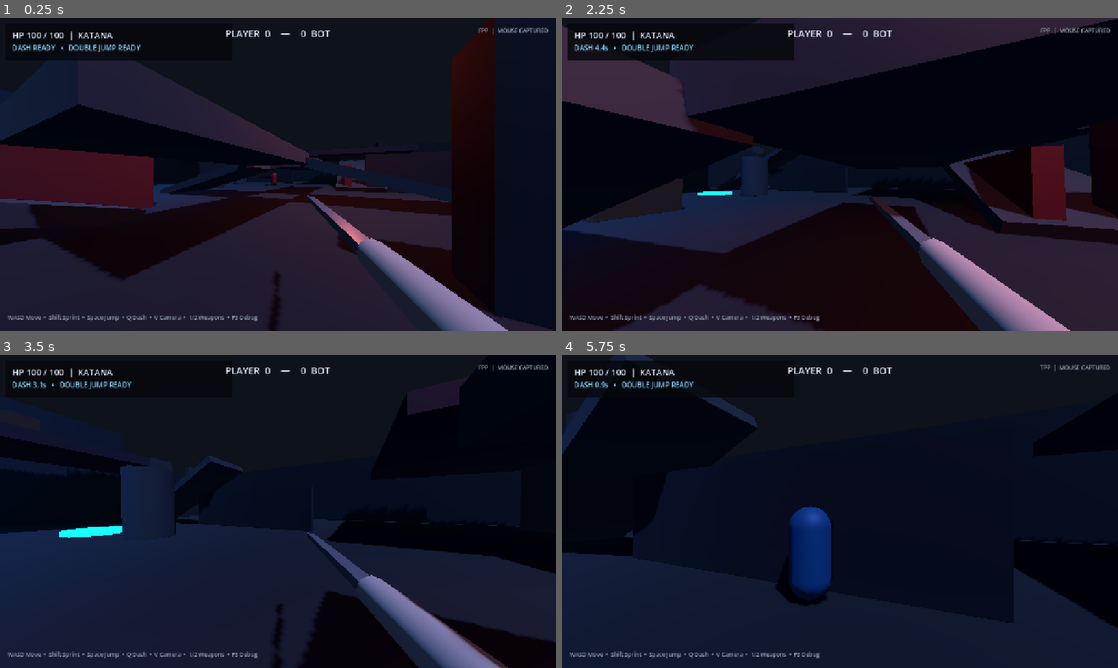
Above: before the commit, frames 1-4 (two rows, left to right).
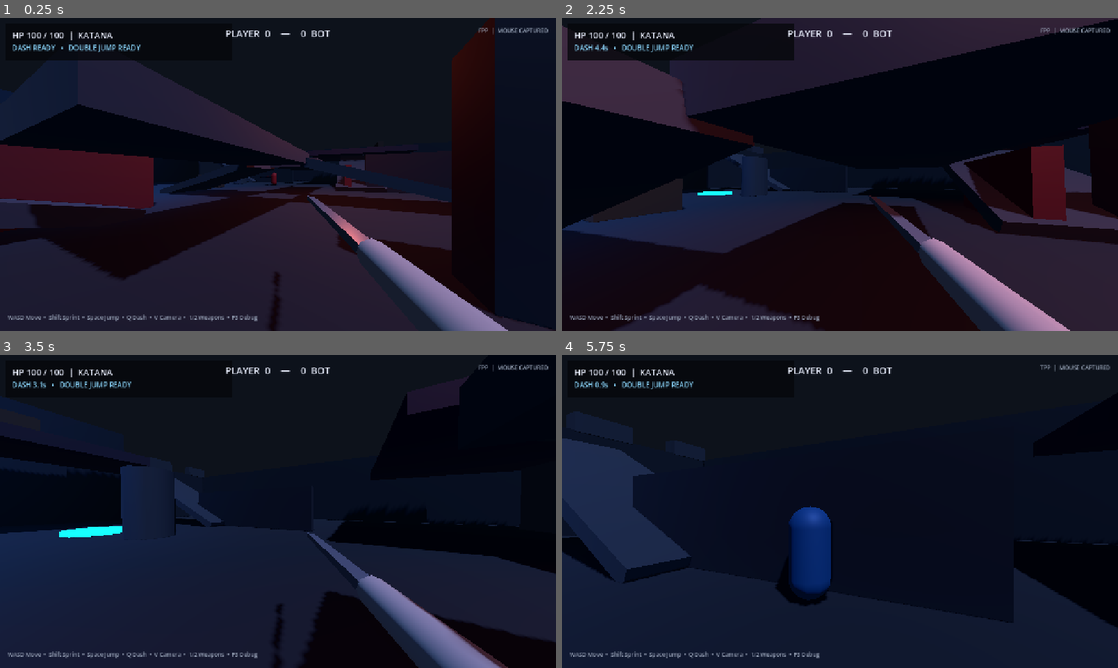
Above: after the commit, the same moments.

Repository: chr0mzyy/extraction-fighter
Game: Godot game, scene res://scenes/main.tscn
Two runs of this game, one before a commit and one after it. Both use one fixed random seed, a clock stepped at 60 frames per second and the inputs below.
Inputs (mouse positions are in pixels of both pictures, inside the frame that each line leads up to):
- Up to frame 1 (0.25 s): no input
- Up to frame 2 (2.25 s): tap Enter at 0.5 s; move the mouse to (867, 174) at 0.52 s; hold W (move_forward) from 0.53 s (still down); tap Q (dash) at 0.6 s; tap Space (jump) at 0.77, 1.52 s; move the mouse to (812, 174) at 1.27 s; tap F (heavy_attack) at 1.35 s; move the mouse to (851, 168) at 2.02 s; press the mouse at (851, 168) at 2.03 s
- Up to frame 3 (3.5 s): keep holding W (move_forward); move the mouse to (272, 517) at 2.77 s; release the mouse at (272, 517) at 2.78 s; right-click (272, 517) at 2.85 s; tap Space (jump) at 3.02 s
- Up to frame 4 (5.75 s): keep holding W (move_forward); move the mouse to (878, 514) at 3.52 s; hold Shift (sprint) 3.53-4.28 s; tap Space (jump) at 3.77, 4.52 s; move the mouse to (795, 508) at 4.27 s; tap V (toggle_camera) at 4.35 s; move the mouse to (845, 511) at 5.02 s; hold 1 (weapon_1) from 5.03 s (still down)

The runs differ from the first frame. In frame 1, less than 0.1% of the frame differs, in the area x 40-46%, y 46-53%; in frame 2, 0.1%; in frame 3, 0.6%; in frame 4, 7.7%, in the area x 0-36%, y 0-73%.

Commit message:
Correct north balcony ramp access

Diff:
--- a/scripts/world/test_arena.gd
+++ b/scripts/world/test_arena.gd
@@ -50,8 +50,8 @@
 	# Northern balcony creates the longest sightline and a protected lower route.
 	_add_box("NorthBalcony", Vector3(0, 5.7, -22), Vector3(30, 0.75, 7), "platform")
 	_add_box("NorthBalconyBack", Vector3(0, 7.5, -25.2), Vector3(31, 4.2, 0.8), "stone")
-	_add_box("NorthRampWest", Vector3(-18.2, 2.8, -18.2), Vector3(4, 0.55, 13), "stone_light", Vector3(-0.43, 0, 0))
-	_add_box("NorthRampEast", Vector3(18.2, 2.8, -18.2), Vector3(4, 0.55, 13), "stone_light", Vector3(-0.43, 0, 0))
+	_add_box("NorthRampWest", Vector3(-18.2, 2.8, -18.2), Vector3(4, 0.55, 13), "stone_light", Vector3(0.43, 0, 0))
+	_add_box("NorthRampEast", Vector3(18.2, 2.8, -18.2), Vector3(4, 0.55, 13), "stone_light", Vector3(0.43, 0, 0))
 
 	# Broken central bridge and stepping gap for jump/dash tests.
 	_add_box("CenterBridgeWest", Vector3(-5.4, 2.45, 1), Vector3(8.2, 0.6, 4), "stone_light")
